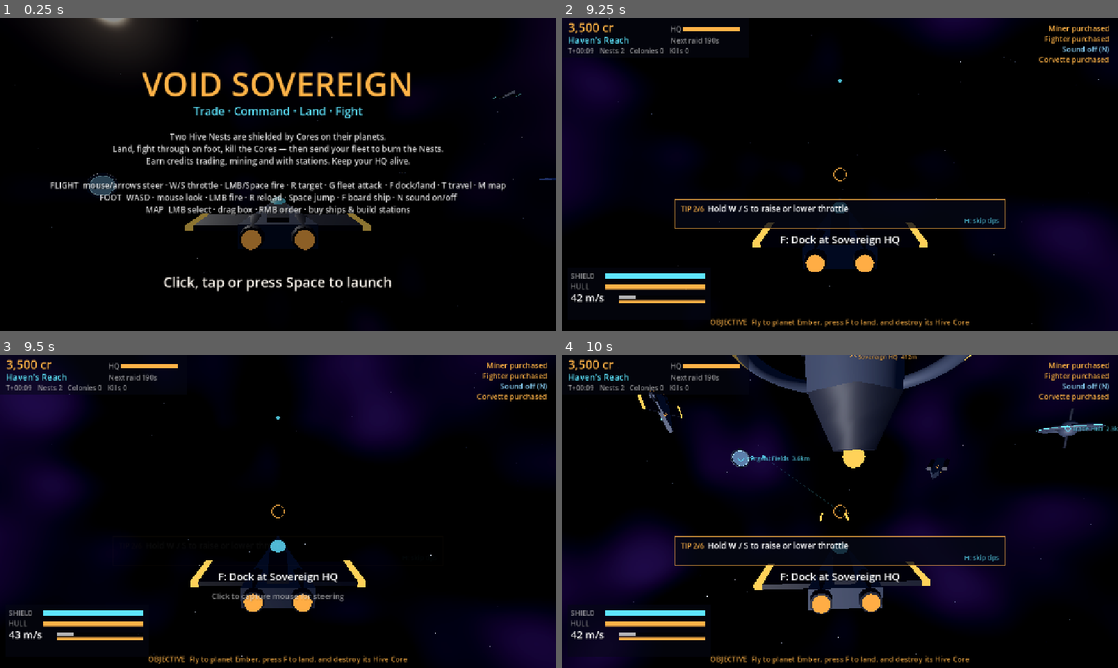
Above: before the commit, frames 1-4 (two rows, left to right).
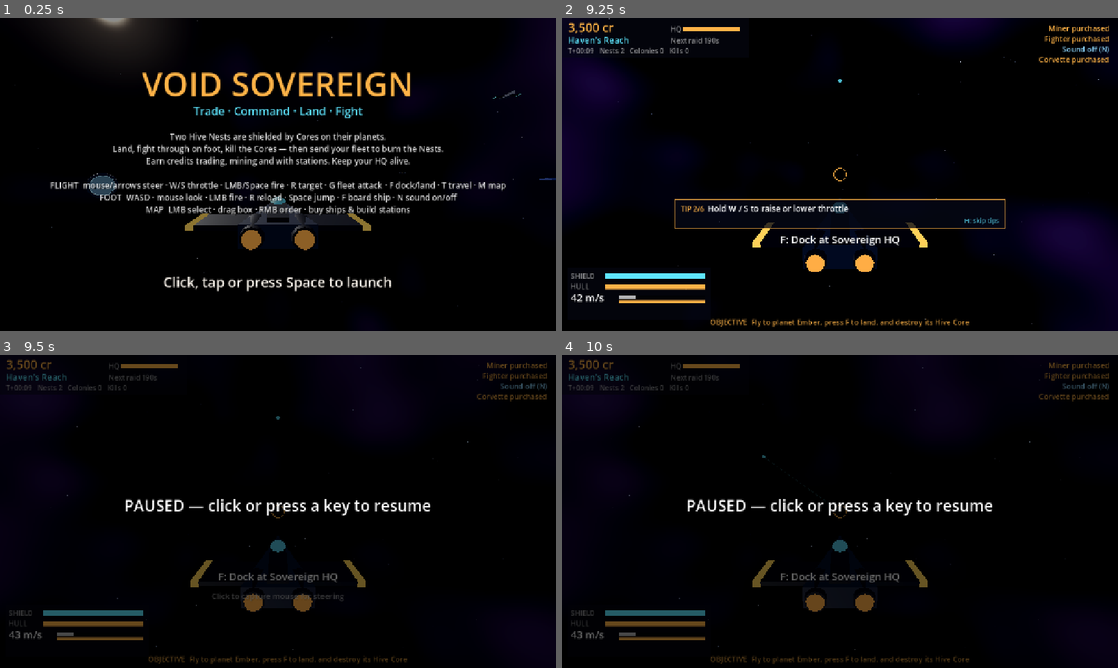
Above: after the commit, the same moments.

Repository: iladin/godot-web-games
Game: Godot game, scene res://scenes/main.tscn
Two runs of this game, one before a commit and one after it. Both use one fixed random seed, a clock stepped at 60 frames per second and the inputs below.
Inputs (mouse positions are in pixels of both pictures, inside the frame that each line leads up to):
- Up to frame 1 (0.25 s): no input
- Up to frame 2 (9.25 s): tap Enter (ui_accept) at 0.5, 0.77, 1.07, 3.02, 3.05, 3.32 s; move the mouse to (812, 237) at 0.52 s; hold Up (pitch_up) 0.53-1.25 s; hold Shift (boost) 0.53-1.25 s; tap F (act) at 0.6, 3.8 s; click (812, 237) at 0.67 s; drag from (1006, 221) to (812, 237) at 1.27 s; move the mouse to (795, 171) at 2.02 s; hold Up (pitch_up) 2.03-2.78 s; hold Space (fire) 2.03-2.78 s; click (795, 171) at 2.17 s; tap T (travel) at 2.3, 2.85 s; move the mouse to (845, 174) at 2.77 s; click (845, 174) at 2.92 s; move the mouse to (817, 168) at 3.52 s; hold Up (pitch_up) 3.53-4.25 s; hold Enter (ui_accept) 3.53-4.25 s; click (817, 168) at 3.67 s; tap M (map) at 4.15 s; drag from (962, 158) to (756, 96) at 4.27 s; move the mouse to (728, 190) at 5.02 s; hold Up (pitch_up) 5.03-5.75 s; hold Shift (boost) 5.03-5.75 s; click (728, 190) at 5.17 s; tap Space (fire) at 5.3 s; tap N (mute) at 5.65 s; click "Fighter 4,500 cr" at 5.75 s; click "Miner 6,000 cr" at 6.5 s; drag from (895, 105) to (728, 190) at 7.27 s; click "Undock" at 8 s; move the mouse to (812, 237) at 8.77 s; hold Up (pitch_up) from 8.78 s (still down); hold Enter (ui_accept) from 8.78 s (still down); tap G (fleet_attack) at 8.85 s; click (812, 237) at 8.92 s
- Up to frame 3 (9.5 s): keep holding Up (pitch_up); keep holding Enter (ui_accept); tap P (pause) at 9.4 s
- Up to frame 4 (10 s): release Up (pitch_up) at 9.5 s; release Enter (ui_accept) at 9.5 s; drag from (1006, 558) to (812, 574) at 9.52 s

Frames 1-2 are identical in both runs. In frame 3, 13% of the frame differs, in the area x 0-100%, y 0-100%; in frame 4, 31%.

Commit message:
studio(S0006): VS-012 Audio/touch follow-ups from VS-003 QA
Touch utility row moved below the message log (TOP_ROW_Y 190); N/mute and
key releases no longer unpause (Controls.resumes_from_pause); pre-input sfx
guard is an assert so check.sh fails. QA PASS. VS-014 added; handover.

Co-Authored-By: Claude Opus 5.5 <noreply@anthropic.com>
Claude-Session: https://claude.ai/code/session_01Q4Rcqx13AXtzUGinkt5Ybb

Diff:
--- a/games/void-sovereign/scripts/main.gd
+++ b/games/void-sovereign/scripts/main.gd
@@ -271,7 +271,7 @@
 		or (event is InputEventScreenTouch and (event as InputEventScreenTouch).pressed) \
 		or event.is_action_pressed("ui_accept")
 	if paused:
-		if press or event is InputEventKey:
+		if Controls.resumes_from_pause(event):
 			paused = false
 			overlay.screen = "none"
 		return
--- a/games/void-sovereign/scripts/selftest.gd
+++ b/games/void-sovereign/scripts/selftest.gd
@@ -204,6 +204,22 @@
 	assert(not s.play("explosion"), "muted audio does not play")
 	s.toggle_mute()
 	assert(s.play("hit"))
+	# VS-012: N on the pause screen toggles mute only; P's own release doesn't end the pause.
+	s._ready()   # registers the "mute" action
+	Controls.register()
+	var n := InputEventKey.new()
+	n.physical_keycode = Sfx.MUTE_KEY
+	n.pressed = true
+	assert(n.is_action_pressed("mute") and not Controls.resumes_from_pause(n), "N while paused only mutes")
+	var k := InputEventKey.new()
+	k.physical_keycode = KEY_P
+	k.pressed = true
+	assert(Controls.resumes_from_pause(k), "a fresh key press resumes")
+	k.pressed = false
+	assert(not Controls.resumes_from_pause(k), "a key release does not resume")
+	var tap := InputEventScreenTouch.new()
+	tap.pressed = true
+	assert(Controls.resumes_from_pause(tap), "a tap resumes")
 	print("sfx: %d streams generated in %d ms" % [streams.size(), gen_ms])
 	s.free()
 
--- a/games/void-sovereign/scripts/test_driver.gd
+++ b/games/void-sovereign/scripts/test_driver.gd
@@ -46,8 +46,7 @@
 
 func _exercise_audio() -> void:
 	# Autoplay never sends real input: everything played so far must have been blocked.
-	if g.sfx.played != 0:
-		push_error("sfx played before first input")
+	assert(g.sfx.played == 0, "sfx played before first input")  # SCRIPT ERROR -> check.sh FAIL
 	g.sfx.unlock()   # stands in for the first click/key/tap
 	for n: String in Sfx.NAMES:
 		g.sfx.play(n)
@@ -84,6 +83,7 @@
 				g.touch.active = true
 				g.touch.set_layout("none")
 				g.touch.set_layout("flight")
+				g.u.message.emit("Sound on", Color("8fd8ff"))   # two stacked messages vs top row
 			"hints":
 				g.space.autoplay = false   # keep the ship still under the first tip
 				g.space.target_id = 0
--- a/games/void-sovereign/scripts/ui/controls.gd
+++ b/games/void-sovereign/scripts/ui/controls.gd
@@ -23,3 +23,17 @@
 			var ev := InputEventKey.new()
 			ev.physical_keycode = k as Key
 			InputMap.action_add_event(action, ev)
+
+
+## While paused: does this event resume the game? Clicks, taps, ui_accept and fresh key presses
+## do; key releases/echoes don't (P's own release would unpause), and neither does the mute key
+## (N toggles sound only — Sfx handles it — so muting from the pause screen stays paused).
+static func resumes_from_pause(event: InputEvent) -> bool:
+	if InputMap.has_action("mute") and event.is_action("mute"):
+		return false
+	if event is InputEventKey:
+		var k := event as InputEventKey
+		return k.pressed and not k.echo
+	return (event is InputEventMouseButton and (event as InputEventMouseButton).pressed) \
+		or (event is InputEventScreenTouch and (event as InputEventScreenTouch).pressed) \
+		or event.is_action_pressed("ui_accept")
--- a/games/void-sovereign/scripts/ui/touch_controls.gd
+++ b/games/void-sovereign/scripts/ui/touch_controls.gd
@@ -7,6 +7,9 @@
 const BG := Color(1, 1, 1, 0.08)
 const FG := Color(1, 1, 1, 0.35)
 const ACTIVE := Color(1.0, 0.7, 0.28, 0.55)
+## Utility row (SND/TRVL/MAP) sits below the HUD message log (top-right, 24 px per line from
+## y=30): clear of 4 stacked messages, above ACT, and right of the centred tutorial tip box.
+const TOP_ROW_Y := 190.0
 
 var active: bool = false          # a touch has ever been seen
 var layout: String = "none"       # none | flight | surface
@@ -25,11 +28,11 @@
 	"flight": [["fire", "FIRE", Vector2(-120, -130), 62.0], ["boost", "BOOST", Vector2(-250, -90), 0.0],
 		["thr_up", "THR+", Vector2(-110, -290), 0.0], ["thr_dn", "THR-", Vector2(-230, -230), 0.0],
 		["target", "TGT", Vector2(-360, -80), 0.0], ["act", "ACT", Vector2(-120, -420), 0.0],
-		["map", "MAP", Vector2(-80, 80), 0.0], ["travel", "TRVL", Vector2(-200, 80), 0.0],
-		["mute", "SND", Vector2(-320, 80), 0.0]],
+		["map", "MAP", Vector2(-80, TOP_ROW_Y), 0.0], ["travel", "TRVL", Vector2(-200, TOP_ROW_Y), 0.0],
+		["mute", "SND", Vector2(-320, TOP_ROW_Y), 0.0]],
 	"surface": [["fire", "FIRE", Vector2(-120, -130), 62.0], ["jump", "JUMP", Vector2(-250, -90), 0.0],
 		["reload", "RLD", Vector2(-120, -290), 0.0], ["act", "ACT", Vector2(-260, -230), 0.0],
-		["sprint", "RUN", Vector2(-380, -80), 0.0], ["mute", "SND", Vector2(-80, 80), 0.0]],
+		["sprint", "RUN", Vector2(-380, -80), 0.0], ["mute", "SND", Vector2(-320, TOP_ROW_Y), 0.0]],
 }
 
 
--- a/games/void-sovereign/studio/state.json
+++ b/games/void-sovereign/studio/state.json
@@ -5,9 +5,9 @@
     "since": "",
     "session": ""
   },
-  "session_counter": 5,
-  "last_session": "S0005",
+  "session_counter": 6,
+  "last_session": "S0006",
   "last_mode": "BUILD",
   "last_review_session": "",
-  "builds_since_review": 4
+  "builds_since_review": 6
 }
Not shown, changed: games/void-sovereign/HANDOVER.md
Not shown, changed: games/void-sovereign/studio/BACKLOG.md
Not shown, changed: games/void-sovereign/studio/LOG.md
